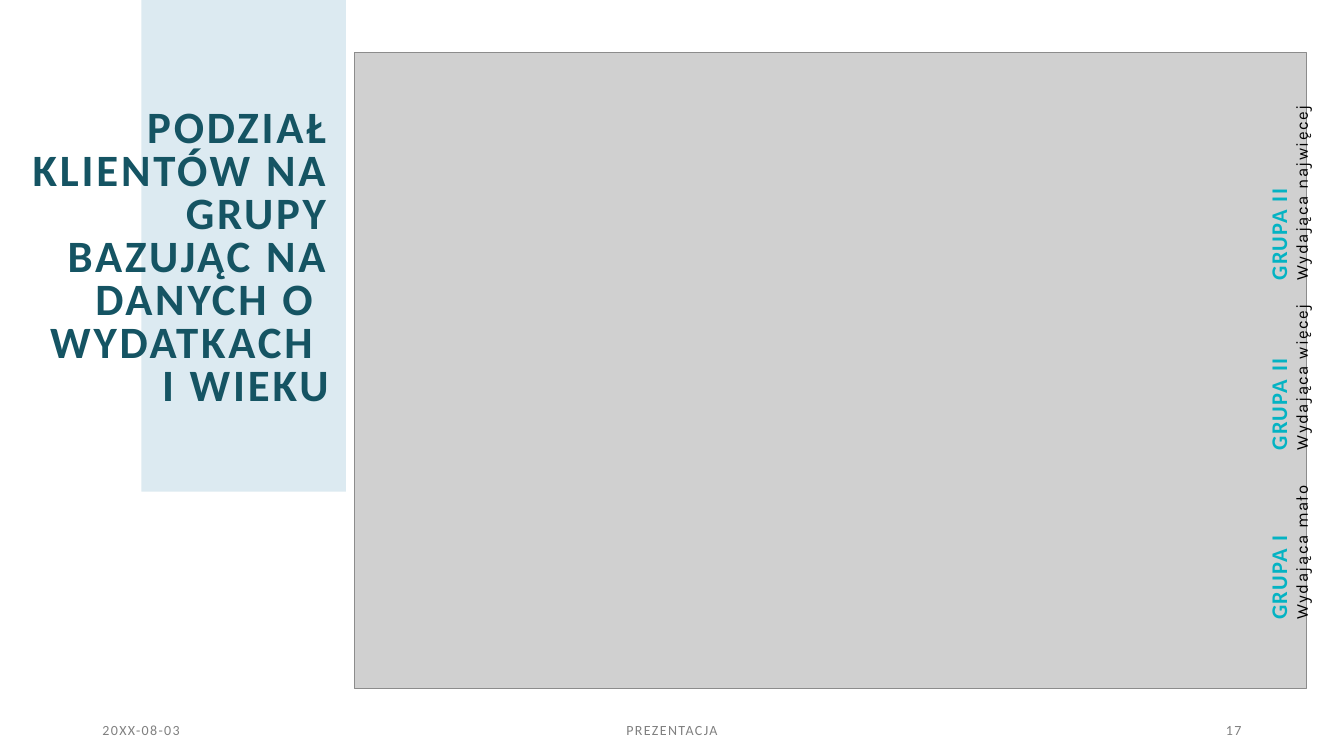
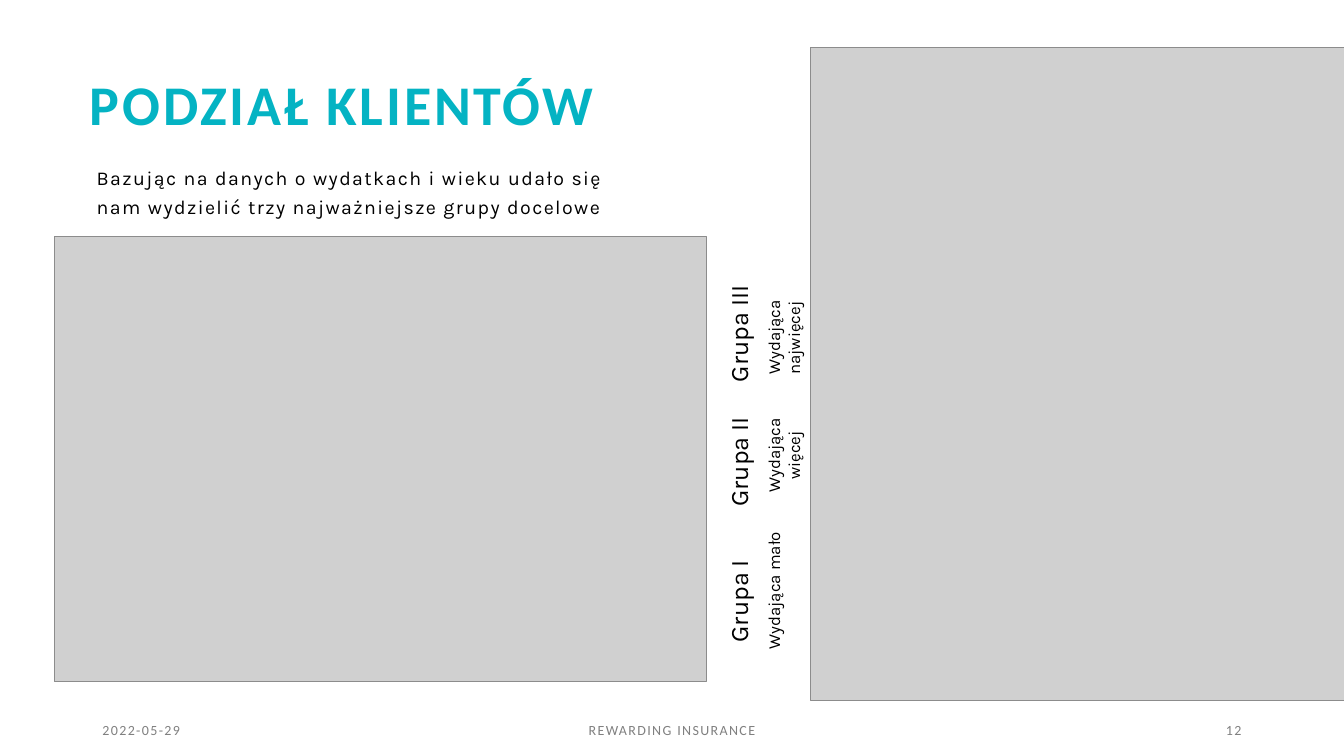
Before and after one commit to infoshareacademy/jdszr6-grupa-bez-nazwy, a slide deck: slide 12 of ML_project/rewarding Insurance 202205282249.pptx (slide 17 before the commit). Drawn at 1344x756 pixels with LibreOffice and Linux fonts; fonts in the diff are those of the drawing; grey boxes stand for pictures. Boxes give left, top, right and bottom in pixels: in the first picture for what was removed or moved away, otherwise in the second. Text is boxed around its words. In the diff, an @@ line names an element or a change of style, - is before the commit and + after.

```diff
--- a/ML_project/rewarding Insurance 202205282249.pptx
+++ b/ML_project/rewarding Insurance 202205282249.pptx
@@ rectangle removed at [141,0,346,492] @@
@@ picture added at [811,47,1344,701] @@
@@ title added at [90,78,594,126], 40 pt, text #04B3C3, bold @@
+PODZIAŁ KLIENTÓW
@@ title removed at [33,113,329,402] @@
-PODZIAŁ KLIENTÓW NA GRUPY BAZUJĄC NA DANYCH O WYDATKACH
-I WIEKU
@@ text added at [97,171,601,219], 14 pt, text #000000 @@
+Bazując na danych o wydatkach i wieku udało się nam wydzielić trzy najważniejsze grupy docelowe
@@ text removed at [1266,190,1293,278] @@
-GRUPA II
@@ picture: place and size @@
-picture at [355,52,1307,690]
+picture at [54,237,707,683]
@@ text "Wydająca najwięcej": place and size @@
-text "Wydająca najwięcej" at [1291,113,1313,278]
+text "Wydająca najwięcej" at [763,307,805,373]
@@ text "Wydająca najwięcej" at [763,307,805,373]: letter spacing 1 to 0 pt; line spacing 1.25 to 1 @@
@@ text added at [722,288,755,380], 18 pt, text #000000 @@
+Grupa III
@@ text at [722,419,755,504]: text changed; size 16 to 18 pt; font Calibri to Karla; text colour #04B3C3 to #000000; bold off @@
-GRUPA II
+Grupa II
@@ text "Wydająca więcej": place and size @@
-text "Wydająca więcej" at [1291,309,1313,448]
+text "Wydająca więcej" at [763,425,805,490]
@@ text "Wydająca więcej" at [763,425,805,490]: letter spacing 1 to 0 pt; alignment left to centre; line spacing 1.25 to 1 @@
@@ text "Wydająca mało" at [763,535,785,647]: letter spacing 1 to 0 pt; line spacing 1.25 to 1 @@
@@ text "Wydająca mało": place and size @@
-text "Wydająca mało" at [1291,490,1313,618]
+text "Wydająca mało" at [763,535,785,647]
@@ text at [722,562,755,640]: text changed; size 16 to 18 pt; font Calibri to Karla; text colour #04B3C3 to #000000; bold off @@
-GRUPA I
+Grupa I
@@ text at [102,726,180,735]: text changed @@
-20XX-08-03
+2022-05-29
@@ text at [589,726,755,735]: text changed @@
-PREZENTACJA
+REWARDING INSURANCE
@@ page number at [1226,726,1242,735]: text changed @@
-17
+12
```
Also in this commit, not shown: 8 other slides changed, 10 slides added, 11 slides removed, 1 other file.
